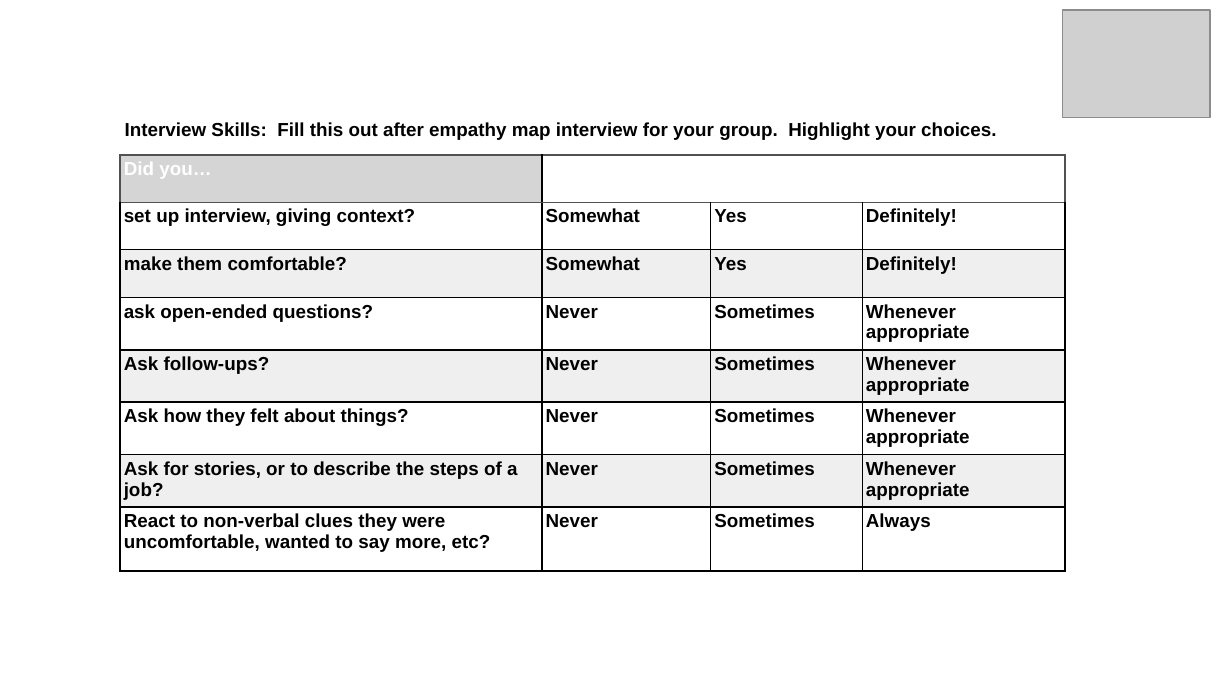
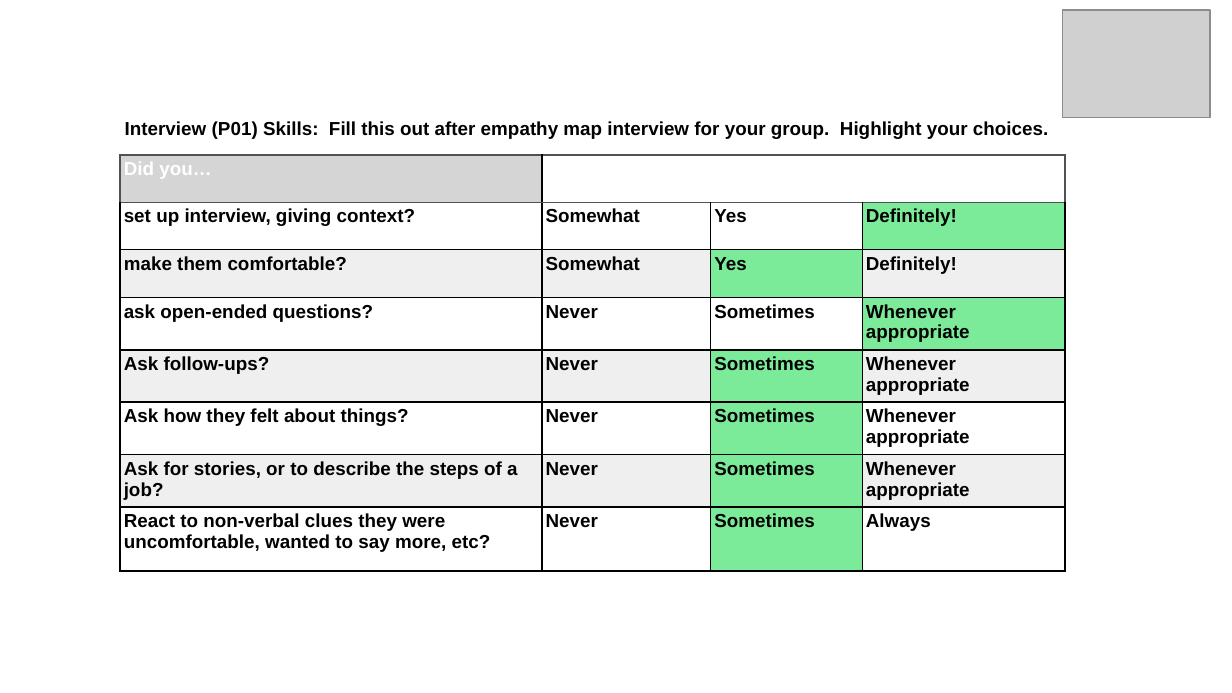
Before and after one commit to davislenover/BurnNEarn, a slide deck: slide 18 of docs/CDs/DesignThinking/DesignThinkingWorksheet.pptx (slide 16 before the commit). Drawn at 1232x693 pixels with LibreOffice and Linux fonts; fonts in the diff are those of the drawing; grey boxes stand for pictures. Boxes give left, top, right and bottom in pixels: in the first picture for what was removed or moved away, otherwise in the second. Text is boxed around its words. In the diff, an @@ line names an element or a change of style, - is before the commit and + after.

```diff
--- a/docs/CDs/DesignThinking/DesignThinkingWorksheet.pptx
+++ b/docs/CDs/DesignThinking/DesignThinkingWorksheet.pptx
@@ text at bbox=[125, 121, 1048, 139]: text changed @@
-Interview Skills: Fill this out after empathy map interview for your group. Highlight your choices.
+Interview (P01) Skills: Fill this out after empathy map interview for your group. Highlight your choices.
@@ table at bbox=[121, 155, 1066, 572] @@
@@ fill #FFFFFF to #7CEB99 in 4 cells @@
@@ fill #EFEFEF to #7CEB99 in 3 cells @@
```
Also in this commit, not shown: 60 other slides changed, 13 slides added, 9 slides removed, 1 other file.
